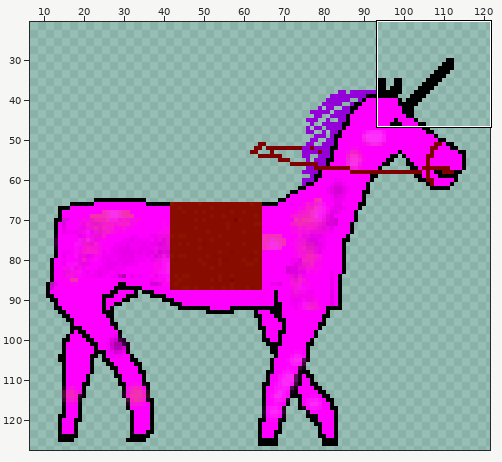
Sprite sheet, stored at res/Einhorn_2.png. The first picture is a wide view before the edit; the outline marks the close-up.
Close-up. Old version:
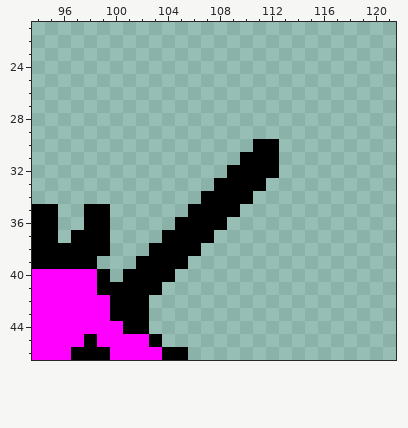
The file is 128x128 pixels. Pixels under 10% opacity are left out. Colours within 5 levels of each other are drawn and written as one. Shown: x 94..121, y 21..46. The wide view leaves out empty margins.
After the commit:
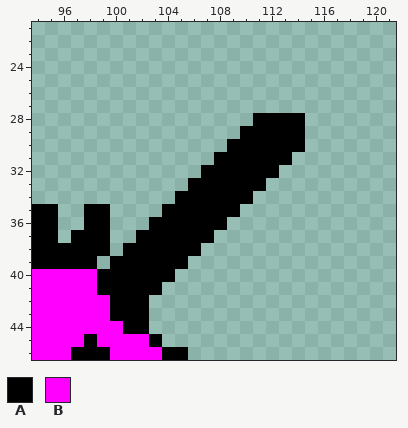
Palette (. is transparent): A #000000  B #ff00ff
Change:
y 28: x 111..114 .... -> AAAA
y 29: x 110..114 ..... -> AAAAA
y 30: x 109..110 .. -> AA; x 113..114 .. -> AA
y 31: x 108..109 .. -> AA; x 113 . -> A
y 32: x 107..108 .. -> AA
y 33: x 106..107 .. -> AA
y 34: x 105..106 .. -> AA
y 35: x 104..105 .. -> AA
y 36: x 103..104 .. -> AA
y 37: x 102..103 .. -> AA
y 38: x 101..102 .. -> AA
y 39: x 100..101 .. -> AA
y 40: x 100 . -> A
Changed places in both close-ups, as pixel boxes (x1, y1, x2, y2):
added: (110, 113, 305, 282)
